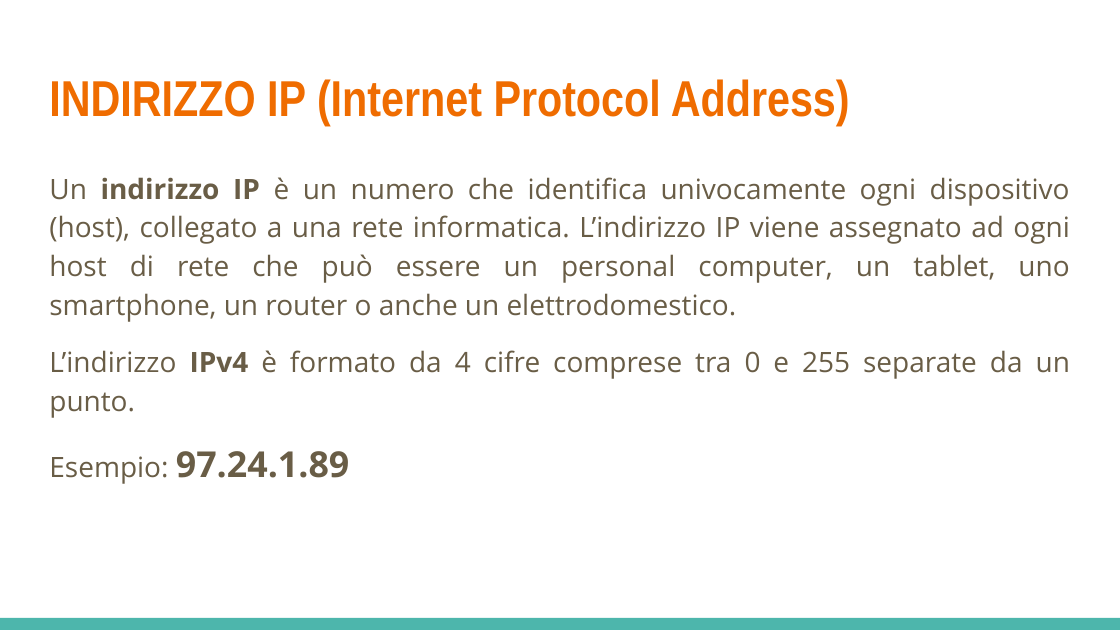
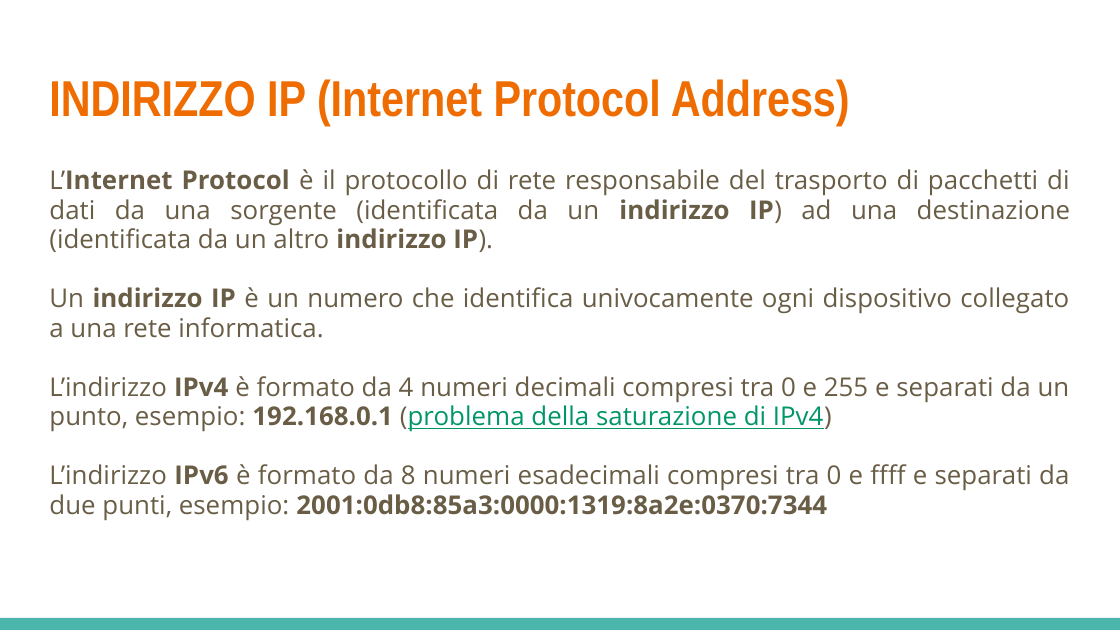
Before and after one commit to LeleCazza/LeleCazza.github.io, a slide deck: slide 13 of reti_informatiche/materiale/lezione_1_reti_introduzione.pptx. Drawn at 1120x630 pixels with LibreOffice and Linux fonts; fonts in the diff are those of the drawing. Boxes give left, top, right and bottom in pixels: in the first picture for what was removed or moved away, otherwise in the second. Text is boxed around its words. In the diff, an @@ line names an element or a change of style, - is before the commit and + after.

```diff
--- a/reti_informatiche/materiale/lezione_1_reti_introduzione.pptx
+++ b/reti_informatiche/materiale/lezione_1_reti_introduzione.pptx
@@ text at (49,169,1070,521): text changed; size 18 to 16.6 pt @@
-Un indirizzo IP è un numero che identifica univocamente ogni dispositivo (host), collegato a una rete informatica. L’indirizzo IP viene assegnato ad ogni host di rete che può essere un personal computer, un tablet, uno smartphone, un router o anche un elettrodomestico.
-L’indirizzo IPv4 è formato da 4 cifre comprese tra 0 e 255 separate da un punto.
-Esempio: 97.24.1.89
+L’Internet Protocol è il protocollo di rete responsabile del trasporto di pacchetti di dati da una sorgente (identificata da un indirizzo IP) ad una destinazione (identificata da un altro indirizzo IP).
+Un indirizzo IP è un numero che identifica univocamente ogni dispositivo collegato a una rete informatica.
+L’indirizzo IPv4 è formato da 4 numeri decimali compresi tra 0 e 255 e separati da un punto, esempio: 192.168.0.1 (problema della saturazione di IPv4)
+L’indirizzo IPv6 è formato da 8 numeri esadecimali compresi tra 0 e ffff e separati da due punti, esempio: 2001:0db8:85a3:0000:1319:8a2e:0370:7344
```
Also in this commit, not shown: 2 other slides changed, 1 slide added, 1 other file.
